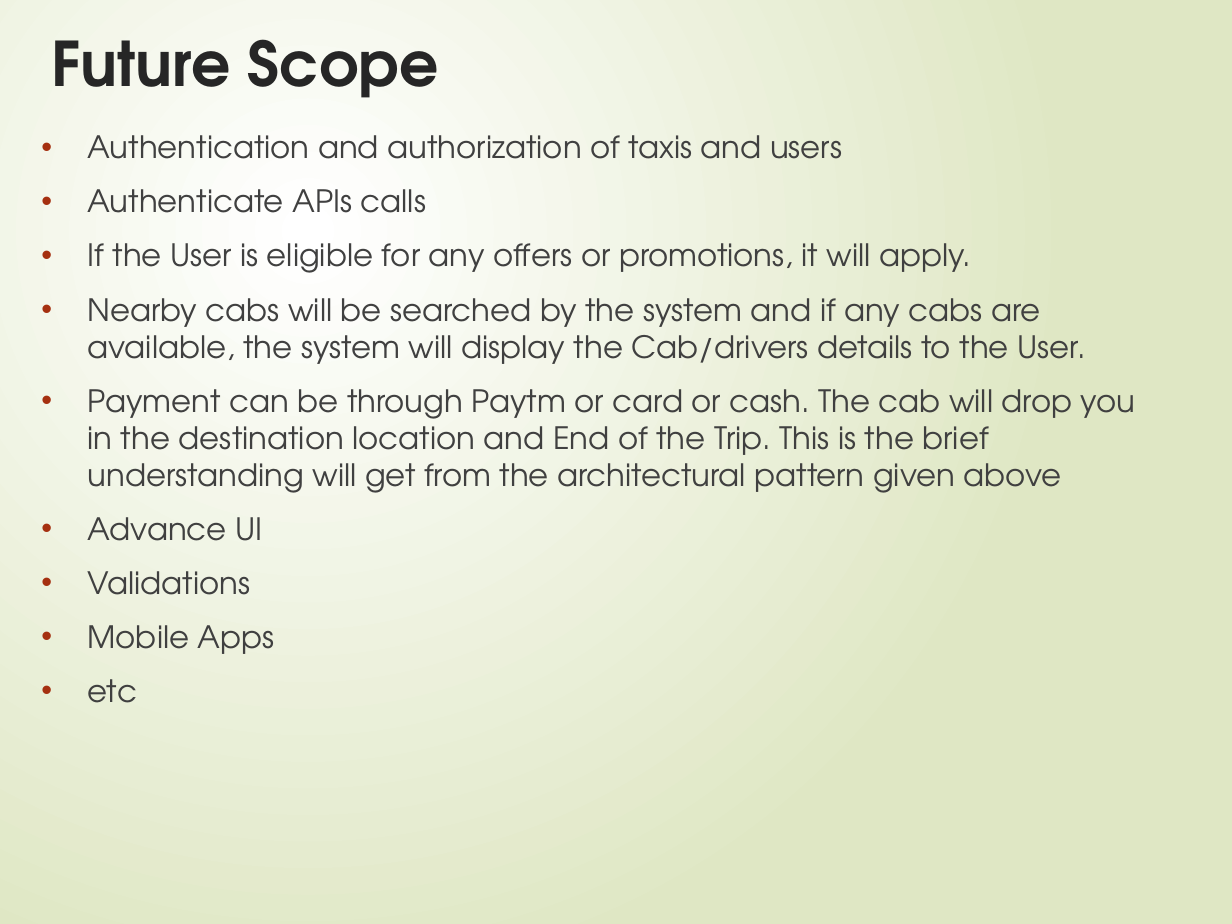
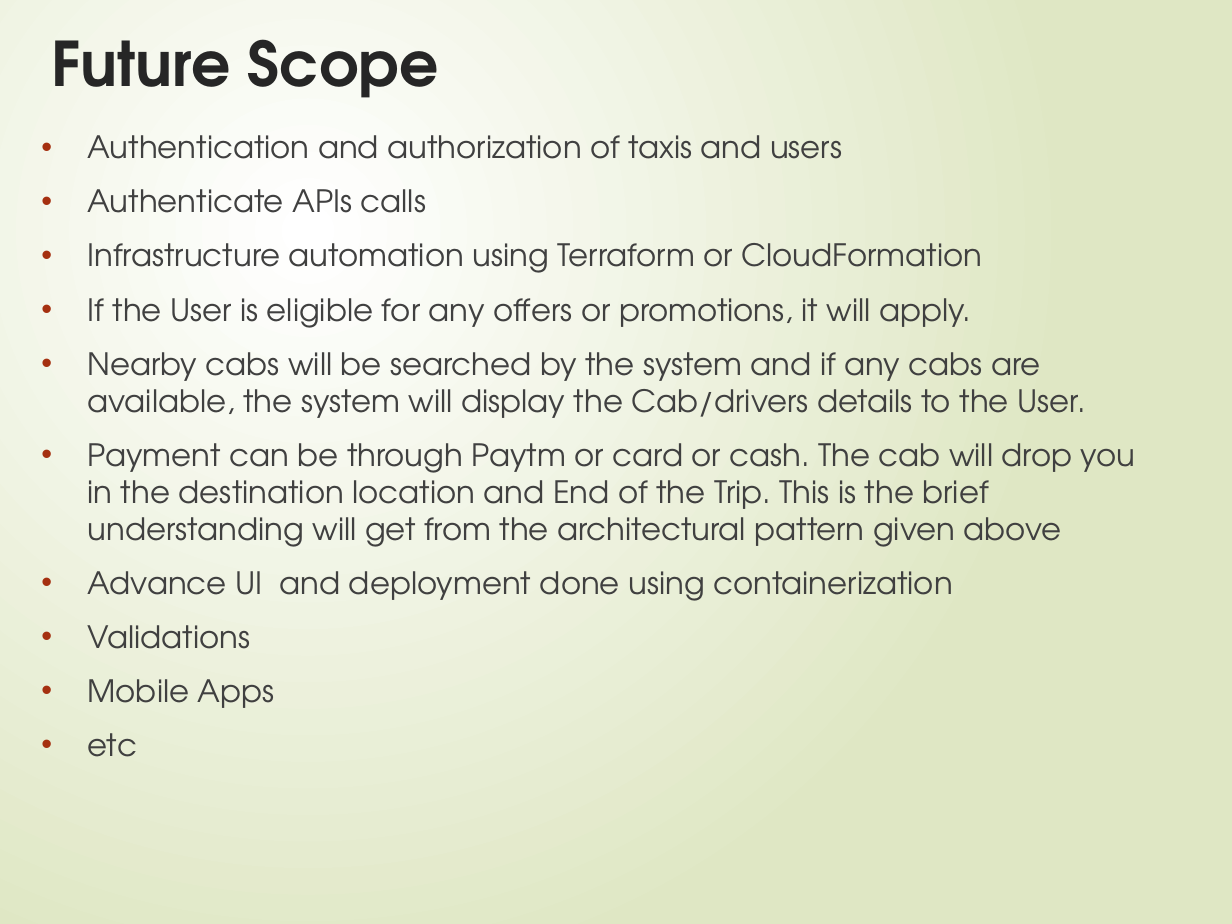
Before and after one commit to smitagarg1/Taxi-Agg_Final-Submission, a slide deck: slide 14 of GLTaxiAgg-BookingandTrackingSystem.pptx. Drawn at 1232x924 pixels with LibreOffice and Linux fonts; fonts in the diff are those of the drawing. Boxes give left, top, right and bottom in pixels: in the first picture for what was removed or moved away, otherwise in the second. Text is boxed around its words. In the diff, an @@ line names an element or a change of style, - is before the commit and + after.

```diff
--- a/GLTaxiAgg-BookingandTrackingSystem.pptx
+++ b/GLTaxiAgg-BookingandTrackingSystem.pptx
@@ text at box(88, 243, 982, 273): paragraph added @@
+• Infrastructure automation using Terraform or CloudFormation
@@ text at box(88, 571, 953, 601): text changed @@
-• Advance UI
+• Advance UI and deployment done using containerization
```
Also in this commit, not shown: 3 other slides changed.
